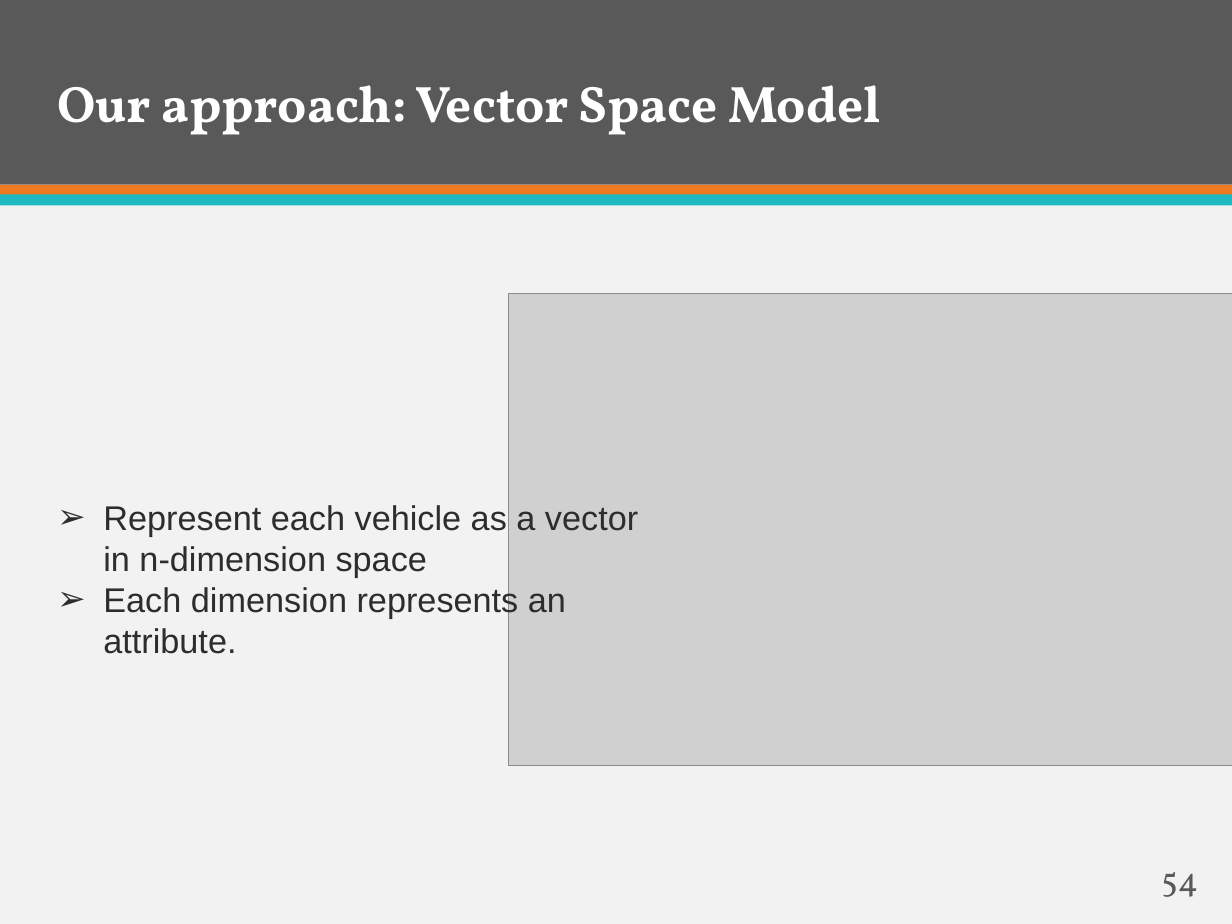
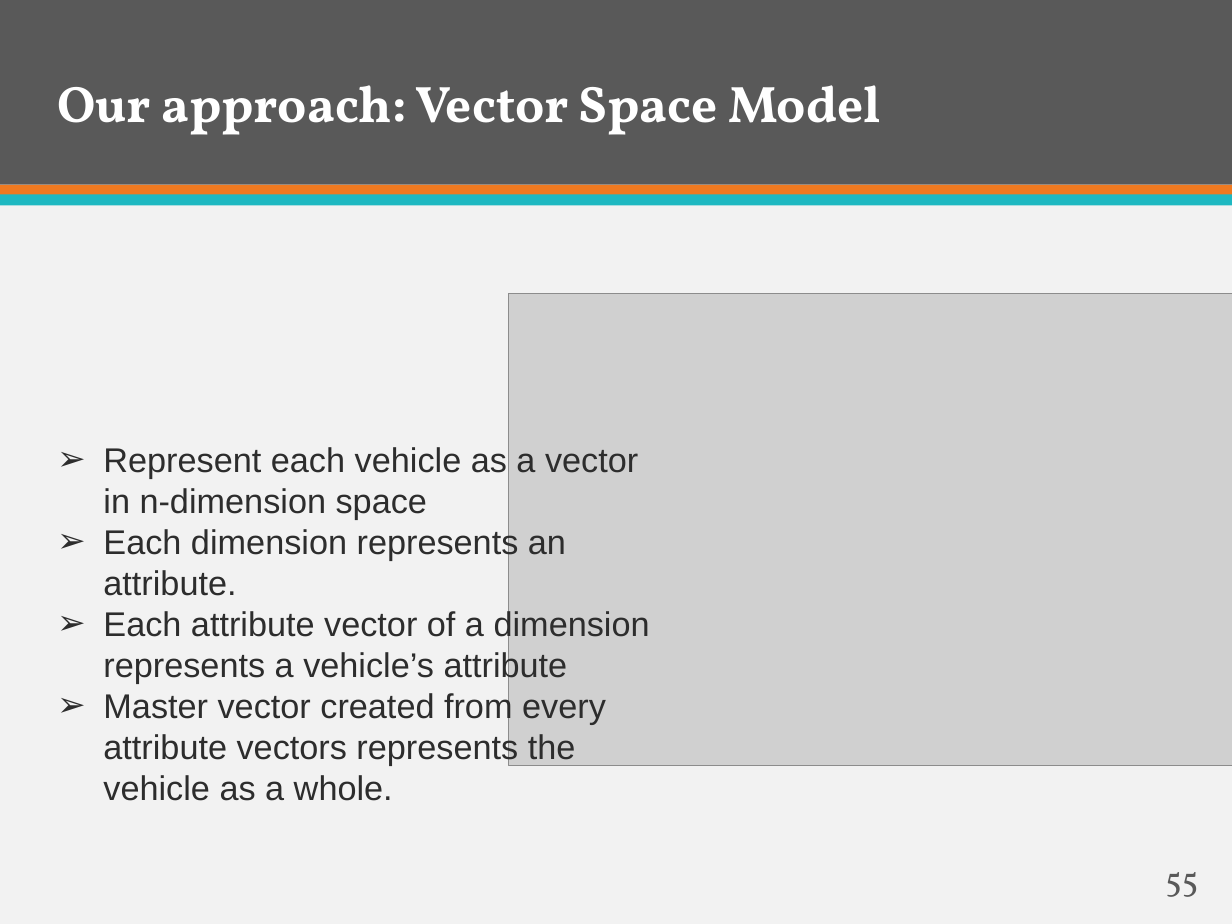
Before and after one commit to firzgard/CarRentalPortal, a slide deck: slide 55 of slide/CAR RENTAL PORTAL-Official.pptx (slide 54 before the commit). Drawn at 1232x924 pixels with LibreOffice and Linux fonts; fonts in the diff are those of the drawing; grey boxes stand for pictures. Boxes give left, top, right and bottom in pixels: in the first picture for what was removed or moved away, otherwise in the second. Text is boxed around its words. In the diff, an @@ line names an element or a change of style, - is before the commit and + after.

```diff
--- a/slide/CAR RENTAL PORTAL-Official.pptx
+++ b/slide/CAR RENTAL PORTAL-Official.pptx
@@ text "Represent each vehicle as a ...": place and size @@
-text "Represent each vehicle as a ..." at (103,505,638,654)
+text "Represent each vehicle as a ..." at (103,447,650,801)
@@ text at (103,608,650,801): paragraphs added @@
+➢ Each attribute vector of a dimension represents a vehicle’s attribute
+➢ Master vector created from every attribute vectors represents the vehicle as a whole.
@@ page number at (1165,872,1198,897): text changed @@
-54
+55
```
Also in this commit, not shown: 5 other slides changed, 2 slides added.
